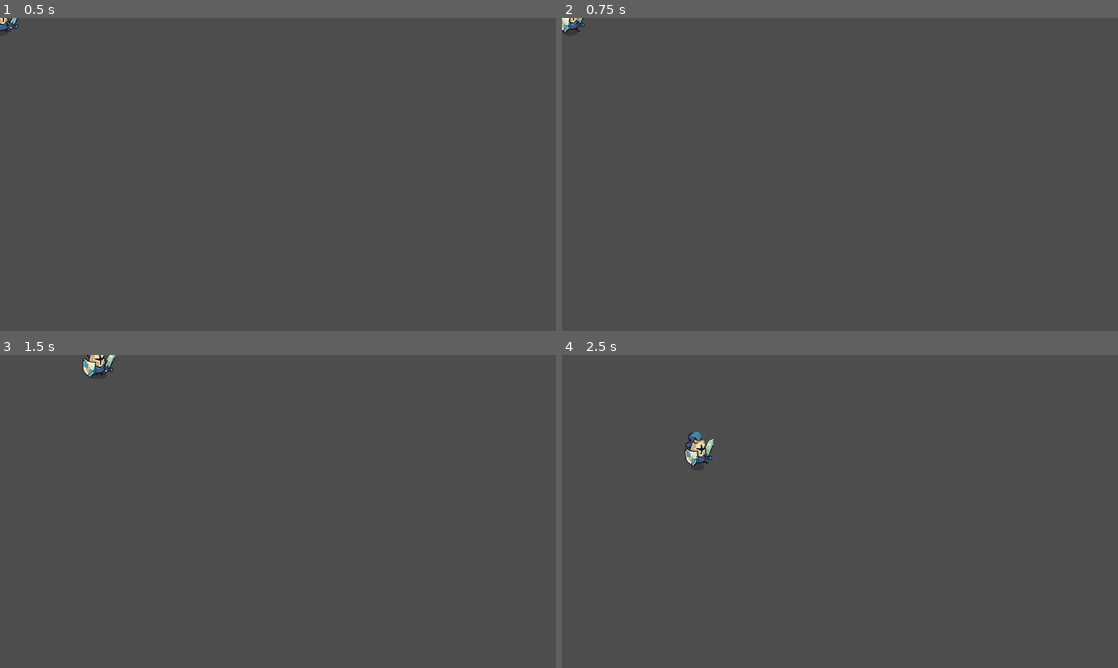
Above: before the commit, frames 1-4 (two rows, left to right).
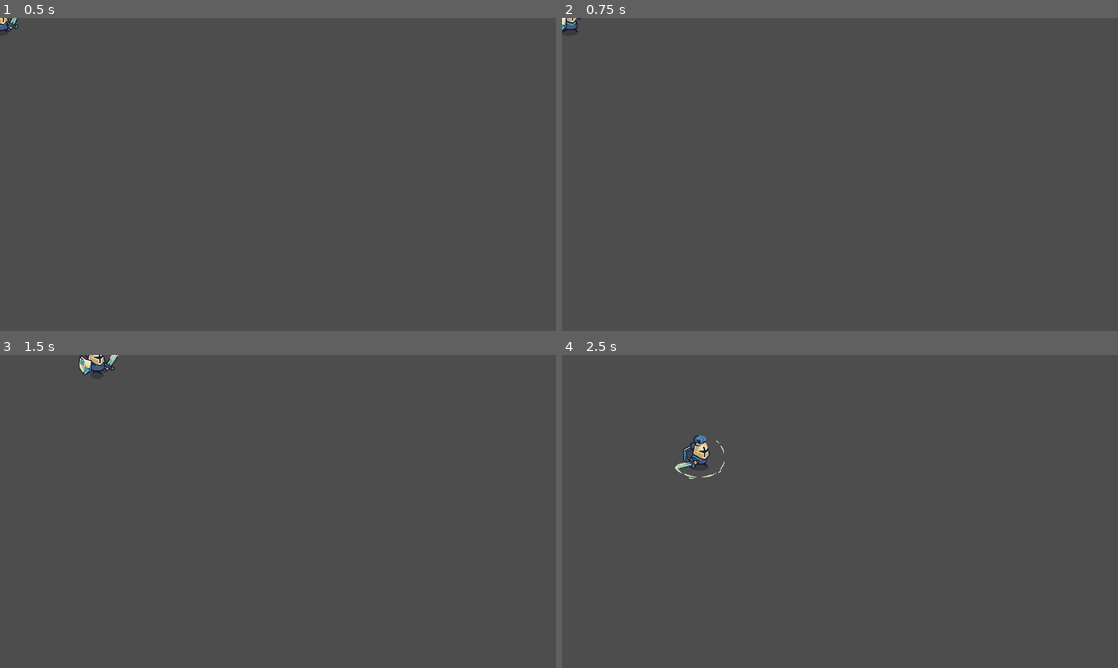
Above: after the commit, the same moments.

Repository: Aschii6/how-games-work
Game: Godot game, scene res://entities/player/player.tscn
Two runs of this game, one before a commit and one after it. Both use one fixed random seed, a clock stepped at 60 frames per second and the inputs below. The project has no main scene, so this scene is started directly.
Inputs (mouse positions are in pixels of both pictures, inside the frame that each line leads up to):
- Up to frame 1 (0.5 s): no input
- Up to frame 2 (0.75 s): tap Enter at 0.5 s; move the mouse to (962, 158) at 0.52 s; hold D (right) from 0.53 s (still down); click (962, 158) at 0.67 s
- Up to frame 3 (1.5 s): move the mouse to (166, 527) at 1.27 s; release D (right) at 1.28 s; hold S (down) from 1.28 s (still down); click (166, 527) at 1.42 s
- Up to frame 4 (2.5 s): move the mouse to (895, 442) at 2.02 s; release S (down) at 2.03 s; hold D (right) from 2.03 s (still down); click (895, 442) at 2.17 s

Frame 1 is identical in both runs. In frame 2, 0.1% of the frame differs, in the area x 0-5%, y 0-5%; in frame 3, 0.3%; in frame 4, 0.5%, in the area x 20-30%, y 24-40%.

Commit message:
G - Attacks

Diff:
--- a/godot/horde-survival/entities/player/player.gd
+++ b/godot/horde-survival/entities/player/player.gd
@@ -8,27 +8,65 @@
 enum State {IDLE, RUN, ATTACK1, ATTACK2, GUARD}
 var state: State = State.IDLE
 
+var attack2_queued := false
+var attack1_active_time := 0.0
+var attack1_cooldown_remaining := 0.0
+
+func _ready() -> void:
+	animated_sprite_2d.animation_finished.connect(_on_animation_finished)
+
 func _physics_process(delta: float) -> void:
+	_update_attack_timers(delta)
+	_handle_attack_input()
+	_handle_movement(delta)
+	move_and_slide()
+
+func _update_attack_timers(delta: float) -> void:
+	attack1_cooldown_remaining = max(0.0, attack1_cooldown_remaining - delta)
+
+	if state == State.ATTACK1:
+		attack1_active_time += delta
+
+func _handle_attack_input() -> void:
+	if !Input.is_mouse_button_pressed(MOUSE_BUTTON_LEFT): return
+
+	if state == State.ATTACK1:
+		if attack1_active_time >= 0.15:
+			attack2_queued = true
+	elif state in [State.IDLE, State.RUN] and attack1_cooldown_remaining <= 0.0:
+		set_state(State.ATTACK1)
+
+func _handle_movement(delta: float) -> void:
 	var input_direction := Input.get_vector("left", "right", "up", "down")
 	var target_velocity: Vector2 = input_direction * SPEED
 	velocity = velocity.move_toward(target_velocity, ACCELERATION * delta)
 
-	if velocity.is_zero_approx():
+	if state in [State.IDLE, State.RUN]:
+		set_state(State.IDLE if velocity.is_zero_approx() else State.RUN)
+
+	if !is_zero_approx(velocity.x):
+		animated_sprite_2d.flip_h = velocity.x < 0
+
+func _on_animation_finished() -> void:
+	if state != State.ATTACK1:
 		set_state(State.IDLE)
+		return
+
+	attack1_cooldown_remaining = 0.8
+
+	if attack2_queued:
+		attack2_queued = false
+		set_state(State.ATTACK2)
 	else:
-		set_state(State.RUN)
-		if !is_zero_approx(velocity.x):
-			animated_sprite_2d.flip_h = true if velocity.x < 0 else false
-
-	move_and_slide()
+		set_state(State.IDLE)
 
 func set_state(new_state: State) -> void:
 	if state == new_state: return
 
 	state = new_state
 
-	match state:
-		State.IDLE:
-			animated_sprite_2d.play("idle")
-		State.RUN:
-			animated_sprite_2d.play("run")
+	if state == State.ATTACK1:
+		attack1_active_time = 0.0
+		attack2_queued = false
+
+	animated_sprite_2d.play(State.keys()[state].to_lower())
